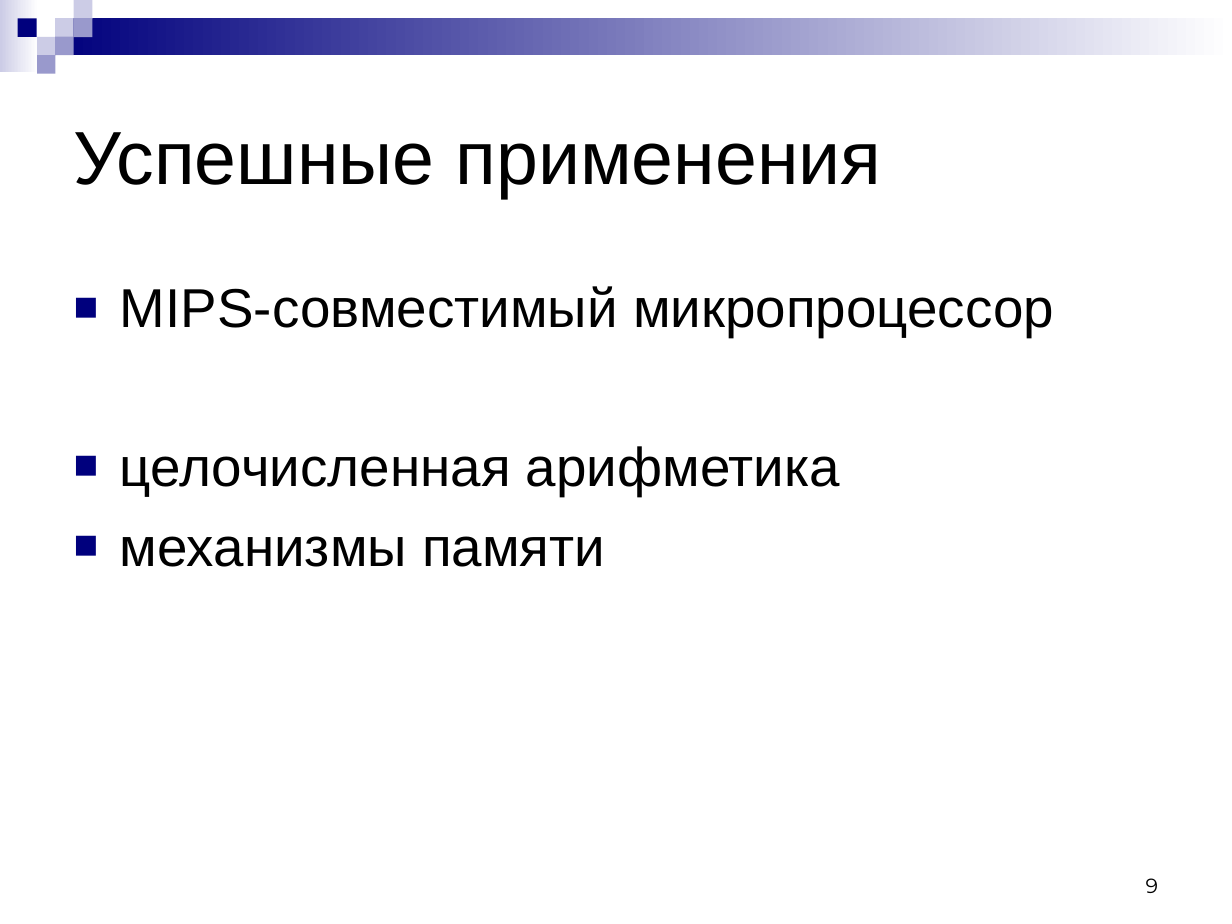
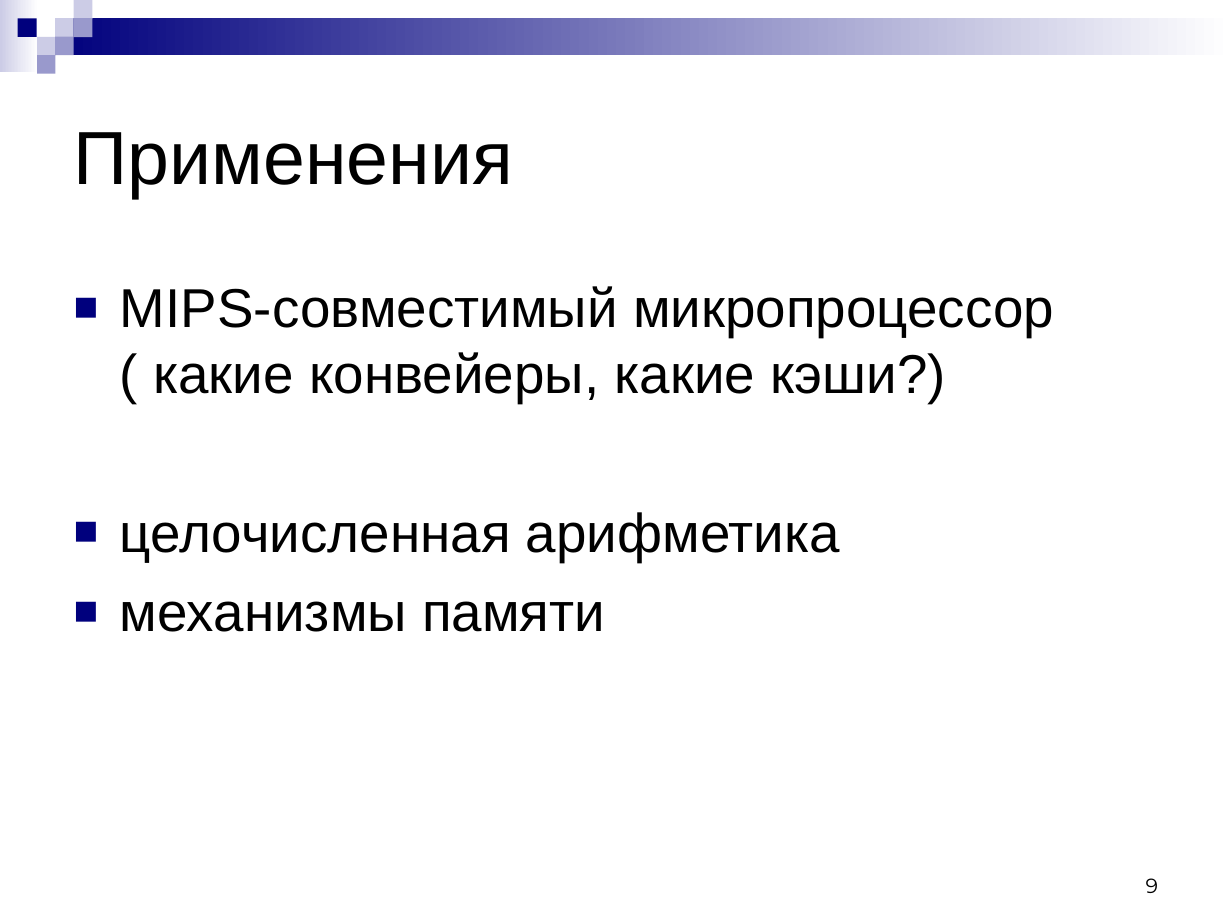
Before and after one commit to kornevgen/tesla-project, a slide deck: slide 9 of papers/LomoRead-2010/lomonosov-talk.ppt. Drawn at 1232x924 pixels with LibreOffice and Linux fonts; fonts in the diff are those of the drawing. Boxes give left, top, right and bottom in pixels: in the first picture for what was removed or moved away, otherwise in the second. Text is boxed around its words. In the diff, an @@ line names an element or a change of style, - is before the commit and + after.

```diff
--- a/papers/LomoRead-2010/lomonosov-talk.ppt
+++ b/papers/LomoRead-2010/lomonosov-talk.ppt
@@ title at <box>74,132,513,198</box>: text changed @@
-Успешные применения
+Применения
@@ text at <box>120,286,1054,403</box>: text changed @@
-■ MIPS-совместимый микропроцессор
+■ MIPS-совместимый микропроцессор ( какие конвейеры, какие кэши?)
```
Also in this commit, not shown: 4 other slides changed, 2 slides removed.
